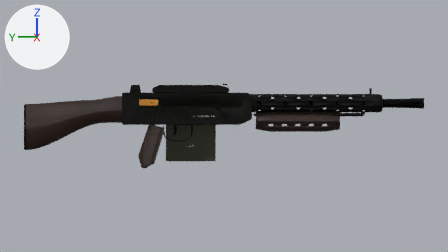
What one commit did to the Blender file assets/source/weapons-1970s/lmg.blend.
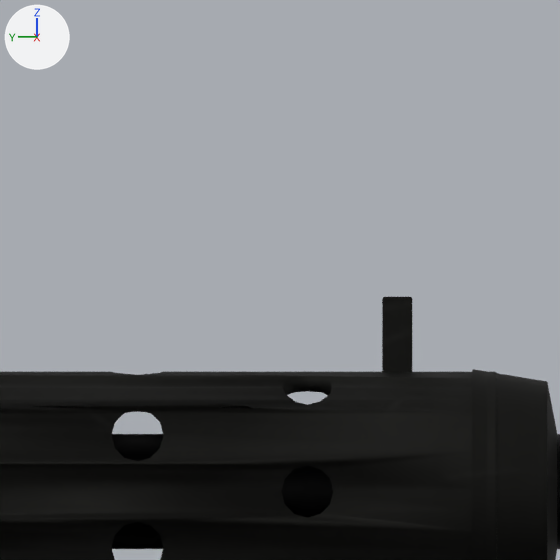
The first picture shows the older version from the file's camera 'Studio camera'. The close-ups show the older and then the newer version on the part from 76% to 85% of the width and 26% to 43% of the height of that picture. Only the edits that show in the close-ups are written down. Every picture has the same lights, and +X, +Y and +Z are marked at upper left.

Names of what the first close-up shows: 'Barrel'.
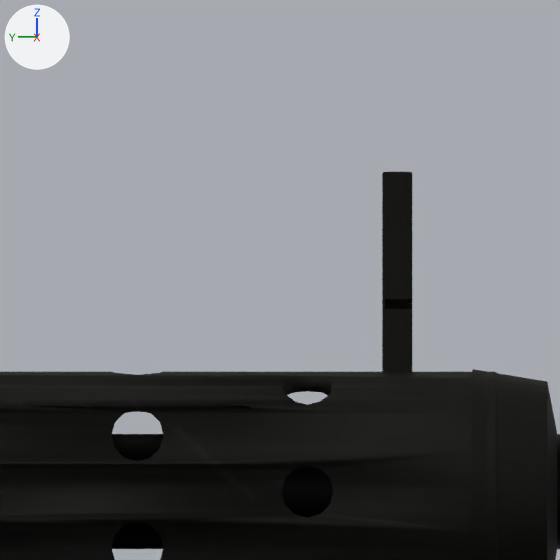
Location of each change, [x1, y1, x2, y2] in pixels of the close-ups (560 x 560 px):
'Barrel', reshaped
    before: [0, 297, 560, 560]
    after: [0, 172, 560, 560]
part 1 of me_barrel, added
    after: [382, 172, 412, 309]

Diff of the bpy script that builds the scene:
```diff
--- a/assets/source/weapons-1970s/lmg.blend.py
+++ b/assets/source/weapons-1970s/lmg.blend.py
@@ me_barrel @@
 # used by ob_barrel; location = (0.0, 0.0, 0.0)
-me_barrel.from_pydata(...)  # 3514 vertices, 2387 faces; spans x -0.025..0.025, y -0.64..-0.18, z -0.013..0.061
+me_barrel.from_pydata(...)  # 3570 vertices, 2441 faces; spans x -0.025..0.025, y -0.64..-0.18, z -0.013..0.086
+# me_barrel part 1: the loose piece of 56 vertices spanning x -0.002..0.002, y -0.503..-0.497, z 0.043..0.061 is copied, and the copy is scaled about its middle by (1, 1, 1.57), then moved by (0.0, 0.0, 0.02); it spans x -0.002..0.002, y -0.503..-0.497, z 0.058..0.086
 me_barrel.materials.append(mat_blackened_steel)
```
